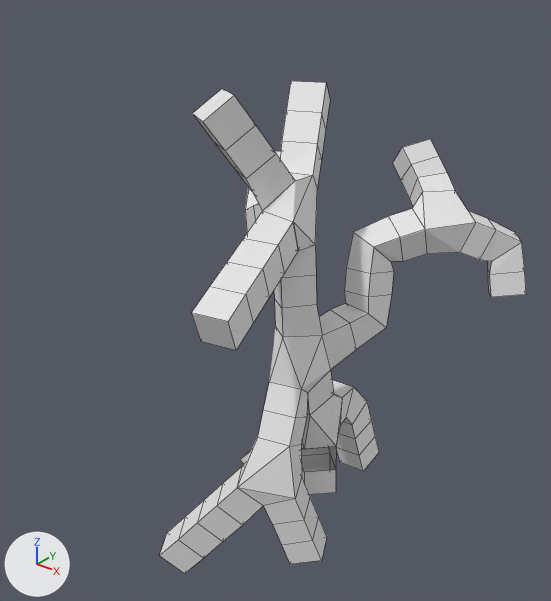
The Blender file salemstalker/Assets/3D/plants/swamptree2.blend: old version first, new version second.
Camera for both pictures: a 50 mm lens placed at (5.58, -8.05, 8.02), pointed at (-0.66, -0.25, 3.19). Lighting does not change. The marker at lower left points along +X, +Y and +Z. Mesh edges are drawn as thin lines.
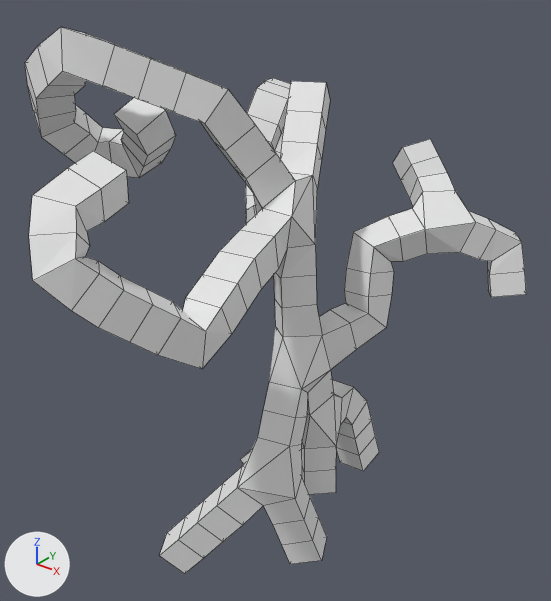
Location of each change, [x1, y1, x2, y2] in pixels of the pictures (551 x 601 px):
'Cube', reshaped, modifiers changed (37% wider, 11% taller)
    before: [160, 81, 526, 573]
    after: [25, 27, 526, 573]

Edits to the bpy script that builds the scene:
```text
Change me_cube_001:
    used by ob_cube; location = (0.0, 0.0, 0.0)
    remove me_cube_001.from_pydata(...)  # 23 vertices, 0 faces, 22 loose edges; spans x -2.4..1.74, y -2.22..2.62, z -0.75..6.06
    add me_cube_001.from_pydata(...)  # 39 vertices, 0 faces, 38 loose edges; spans x -3.47..1.74, y -3.62..2.62, z -0.75..6.71
    me_cube_001 part 1
    2 vertices are removed from x -2.4..-0.02, y -2.22..1.75, z 3.71..4.49
    2 loose edges are deleted
    18 vertices are added at x -3.47..-0.07, y -3.62..1.84, z 3.71..6.71
    18 loose edges are added
Change ob_cube:
    where _m = ob_cube.modifiers.new('Skin', 'SKIN')
    add _m.use_y_symmetry = True
```
